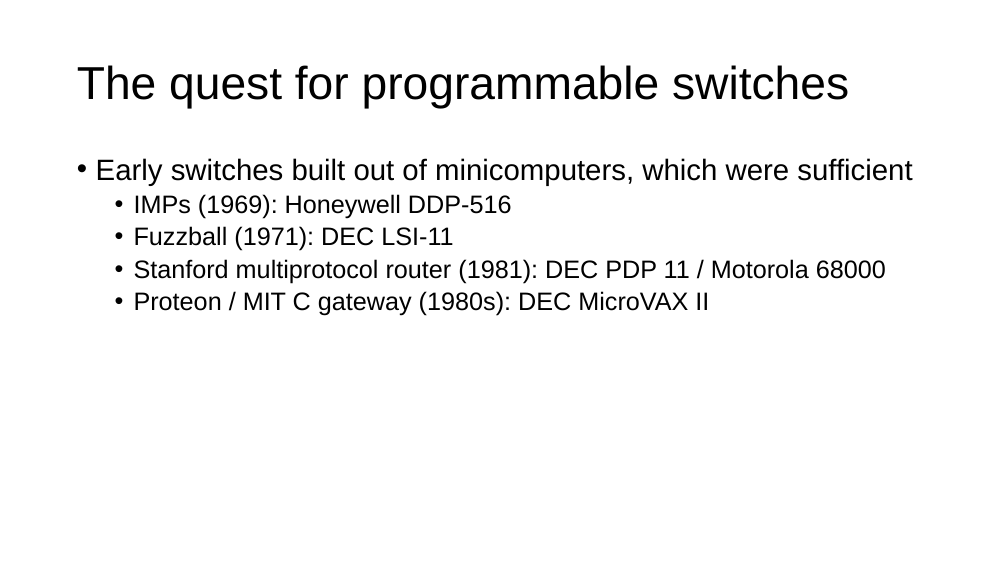
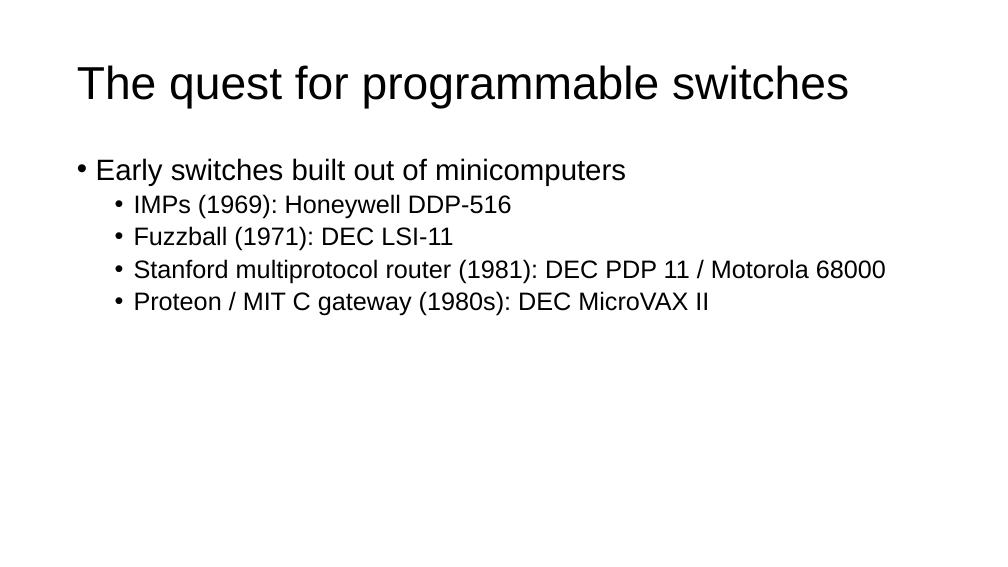
Before and after one commit to anirudhSK/pifo-domino-marple-ppts, a slide deck: slide 5 of combined_domino_pifo.pptx. Drawn at 1008x567 pixels with LibreOffice and Linux fonts; fonts in the diff are those of the drawing. Boxes give left, top, right and bottom in pixels: in the first picture for what was removed or moved away, otherwise in the second. Text is boxed around its words. In the diff, an @@ line names an element or a change of style, - is before the commit and + after.

```diff
--- a/combined_domino_pifo.pptx
+++ b/combined_domino_pifo.pptx
@@ text at [96, 158, 626, 186]: text changed @@
-• Early switches built out of minicomputers, which were sufficient
+• Early switches built out of minicomputers
```
Also in this commit, not shown: 1 other slide changed, 2 slides added, 1 slide removed.
